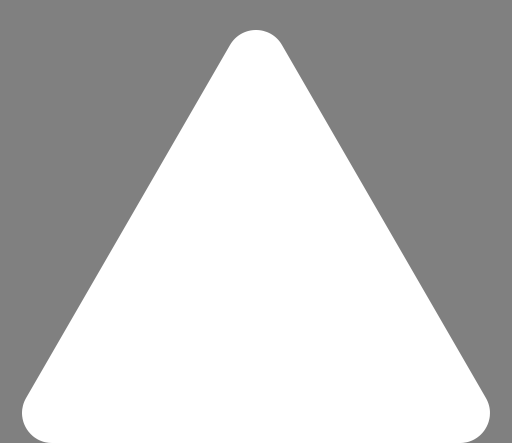
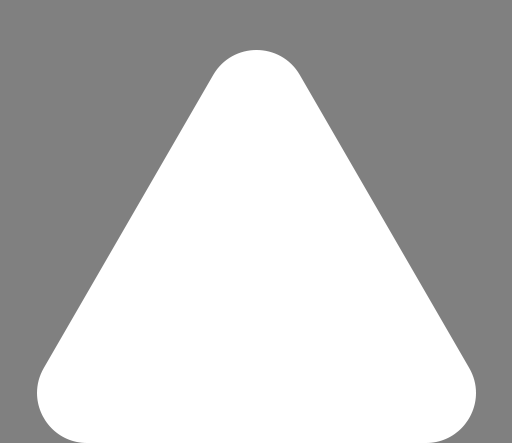
Layered file, before and after one edit (w=512, h=443). Changes by layer:
painted on "Triangle 1" over (22, 30, 490, 443)
